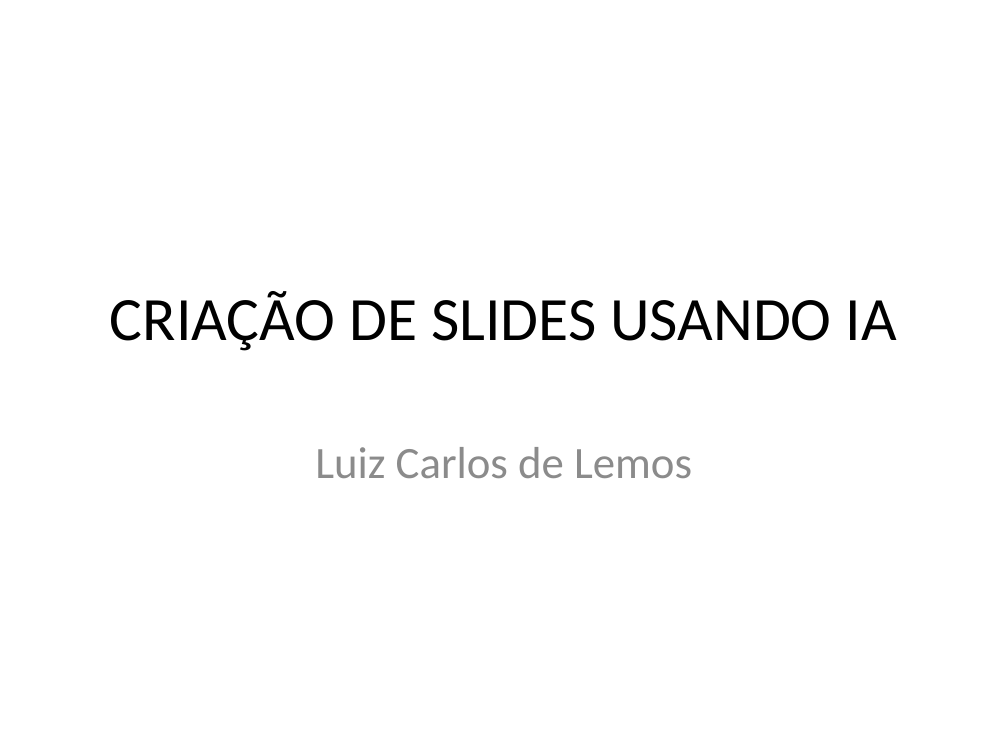
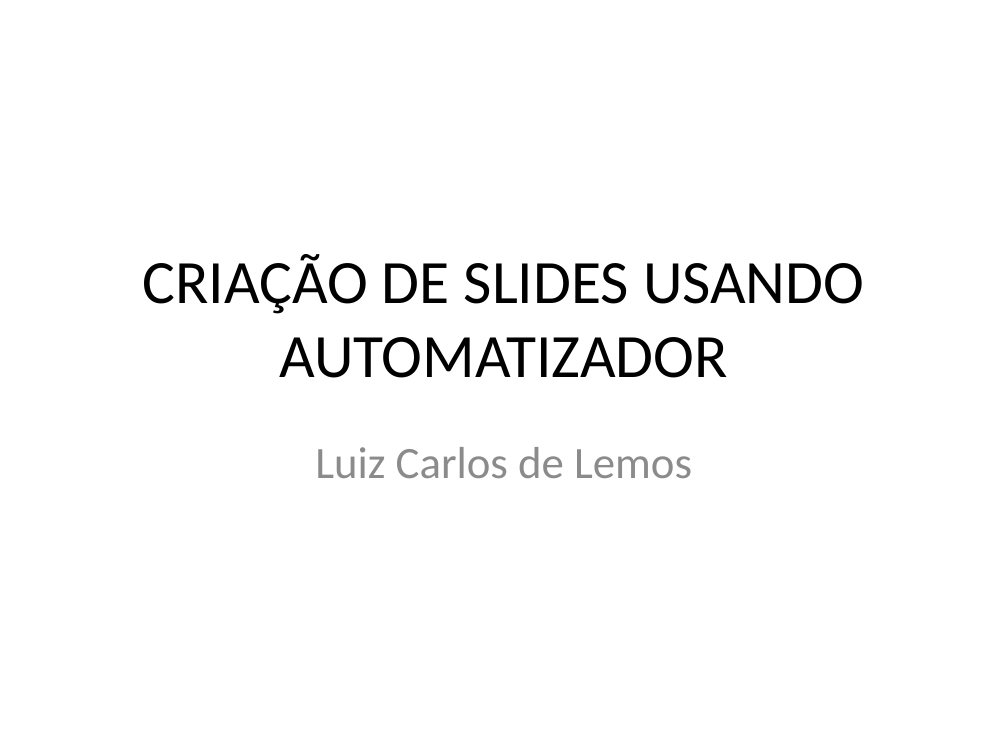
Before and after one commit to lcdlemos/EstagioNutes, a slide deck: slide 1 of Criação/newpresentation.pptx. Drawn at 1008x756 pixels with LibreOffice and Linux fonts; fonts in the diff are those of the drawing. Boxes give left, top, right and bottom in pixels: in the first picture for what was removed or moved away, otherwise in the second. Text is boxed around its words. In the diff, an @@ line names an element or a change of style, - is before the commit and + after.

```diff
--- a/Criação/newpresentation.pptx
+++ b/Criação/newpresentation.pptx
@@ title at <box>143,254,864,378</box>: text changed @@
-CRIAÇÃO DE SLIDES USANDO IA
+CRIAÇÃO DE SLIDES USANDO AUTOMATIZADOR
```
Also in this commit, not shown: 20 other files.
